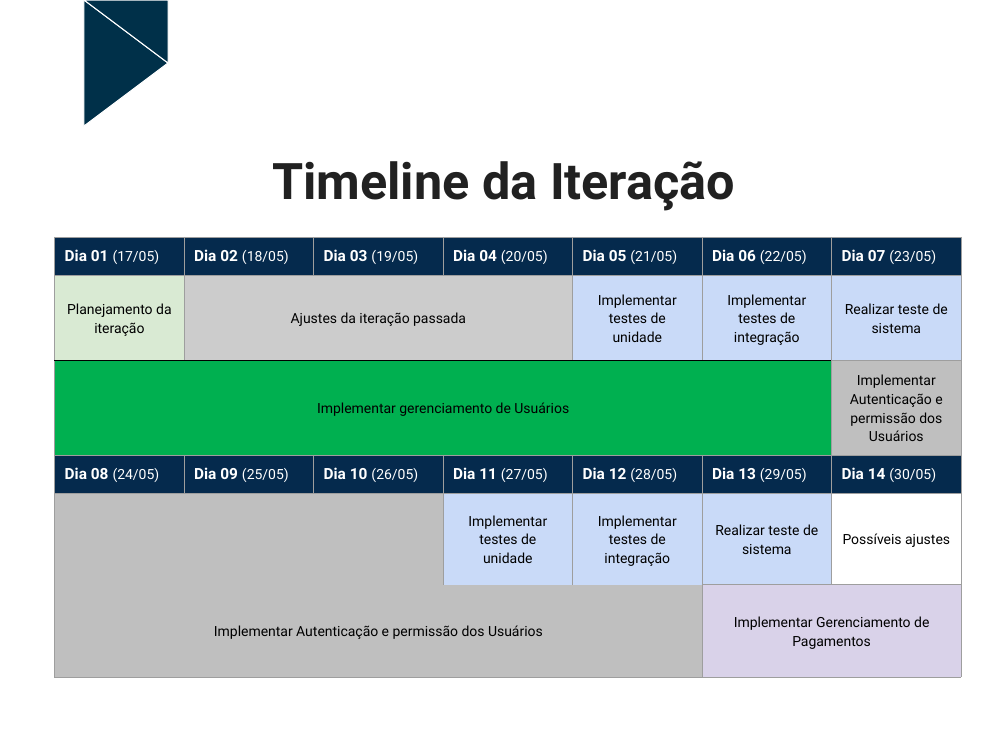
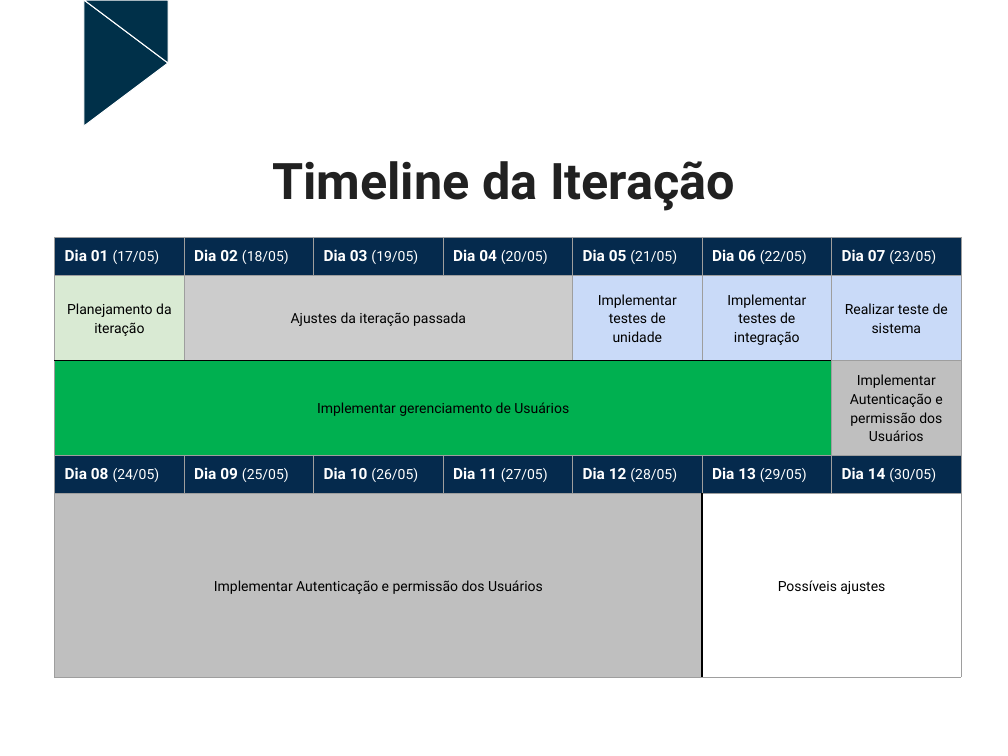
Before and after one commit to dentalhelper/dental-helper-docs, a slide deck: slide 6 of Acompanhamento/iteração 05/Plano_de_Iteracao5.pptx. Drawn at 1008x756 pixels with LibreOffice and Linux fonts; fonts in the diff are those of the drawing. Boxes give left, top, right and bottom in pixels: in the first picture for what was removed or moved away, otherwise in the second. Text is boxed around its words. In the diff, an @@ line names an element or a change of style, - is before the commit and + after.

Commit message:
Adiciona resultados da iteração 5

```diff
--- a/Acompanhamento/iteração 05/Plano_de_Iteracao5.pptx
+++ b/Acompanhamento/iteração 05/Plano_de_Iteracao5.pptx
@@ table at <box>54,237,958,678</box> @@
-row 5:  |  |  | Implementar testes de unidade | Implementar testes de integração | Realizar teste de sistema | Possíveis ajustes
-row 6: Implementar Autenticação e permissão dos Usuários |  |  |  |  | Implementar Gerenciamento de Pagamentos | 
+row 5: Implementar Autenticação e permissão dos Usuários |  |  |  |  | Possíveis ajustes | 
```
Also in this commit, not shown: 2 other files.
